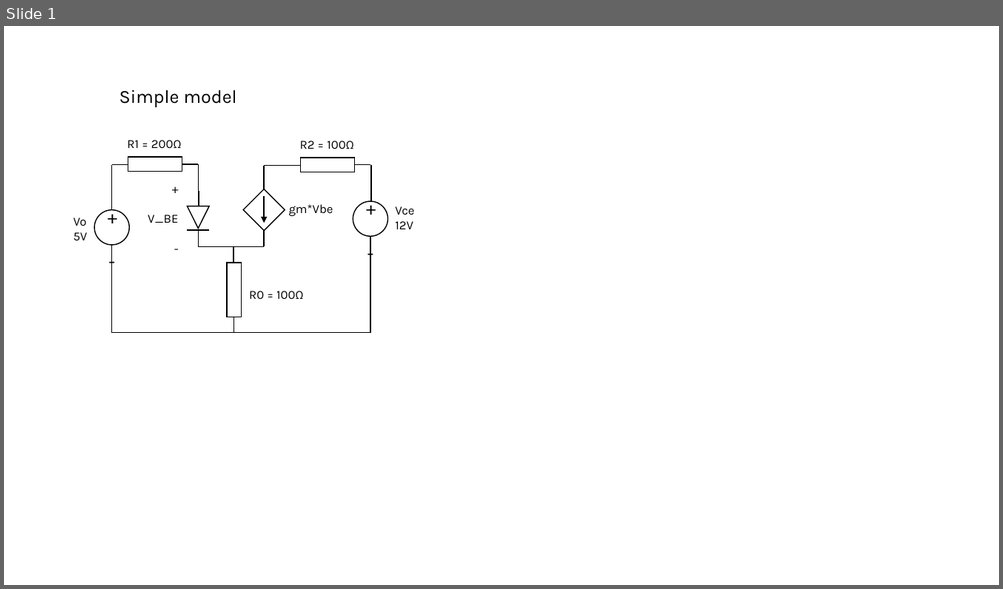
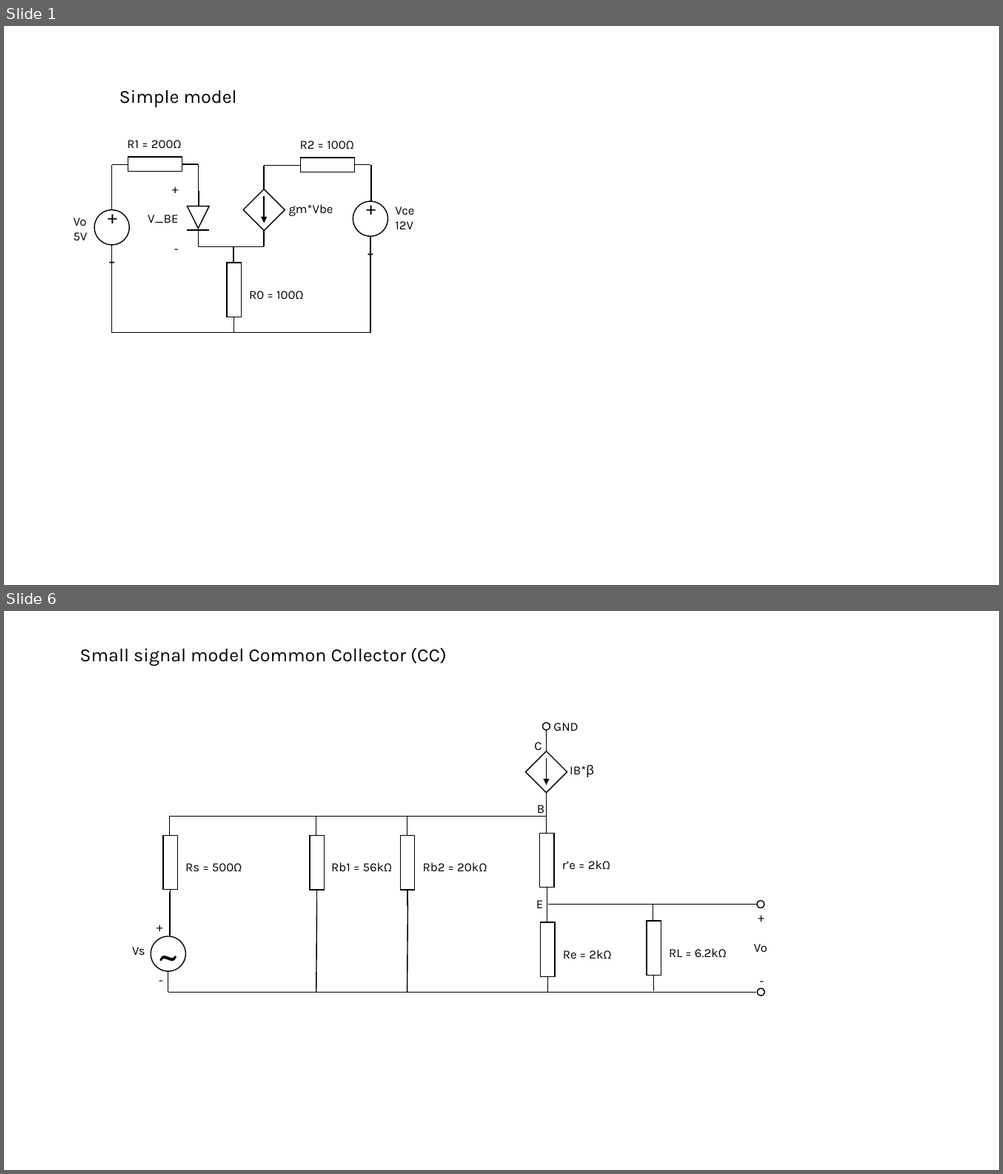
Before and after one commit to MhawnSendes/ESD4-412-Opgaveregning, a slide deck: Analog elektronik/examPrep/BJT/Diagrams_BJT.pptx. Shown one above the other, each under a label of ours: slide 1 before the commit, slides 1 and 6 after it; the slides between them are not shown. The pictures are 1003x589 and 1003x1174 pixels, drawn with LibreOffice and Linux fonts; fonts in the diff are those of the drawing. Boxes give left, top, right and bottom in pixels: in the first picture for what was removed or moved away, otherwise in the second. Text is boxed around its words. In the diff, an @@ line names an element or a change of style, - is before the commit and + after.

Commit message:
Added small signal models for common collector and common base BJT designs

```diff
--- a/Analog elektronik/examPrep/BJT/Diagrams_BJT.pptx
+++ b/Analog elektronik/examPrep/BJT/Diagrams_BJT.pptx
@@ slide 6 added at [4,611,999,1170], background #FFFFFF @@
@@ title added at [79,648,447,667], 18 pt, text #000000 @@
+Small signal model Common Collector (CC)
@@ text added at [534,742,541,750], 12 pt, text #000000 @@
+C
@@ ellipse added at [543,723,550,730], outline #000000 1 pt @@
@@ text added at [553,723,578,731], 12 pt, text #000000 @@
+GND
@@ text added at [569,765,594,777], 12 pt, text #000000 @@
+IB*β
@@ text added at [537,805,544,817], 12 pt, text #000000 @@
+B
@@ group added at [526,729,566,815]: 2 lines, 1 rectangle, 1 arrow @@
@@ line added from (169, 816) to (546, 816), #000000 1 pt @@
@@ group added at [163,816,242,906]: 2 lines, 1 rectangle, 1 text @@
+Rs = 500Ω
@@ group added at [310,816,392,906]: 2 lines, 1 rectangle, 1 text @@
+Rb1 = 56kΩ
@@ group added at [400,816,486,906]: 2 lines, 1 rectangle, 1 text @@
+Rb2 = 20kΩ
@@ group added at [540,814,610,903]: 2 lines, 1 rectangle, 1 text @@
+r’e = 2kΩ
@@ line added from (170, 892) to (170, 937), #000000 1 pt @@
@@ text added at [149,916,170,939], 12 pt, text #000000 @@
++
@@ line added from (316, 902) to (316, 992), #000000 1 pt @@
@@ line added from (407, 902) to (407, 992), #000000 1 pt @@
@@ text added at [536,900,543,908], 12 pt, text #000000 @@
+E
@@ line added from (548, 904) to (757, 904), #000000 1 pt @@
@@ text added at [751,906,771,928], 12 pt, text #000000 @@
++
@@ ellipse added at [757,901,764,908], outline #000000 1 pt @@
@@ text added at [151,925,183,983], 40 pt, text #000000 @@
+~
@@ ellipse added at [151,937,186,971], outline #000000 1 pt @@
@@ text added at [132,947,145,956], 12 pt, text #000000 @@
+Vs
@@ group added at [540,903,611,993]: 2 lines, 1 rectangle, 1 text @@
+Re = 2kΩ
@@ group added at [646,905,726,991]: 2 lines, 1 rectangle, 1 text @@
+RL = 6.2kΩ
@@ text added at [754,944,767,952], 12 pt, text #000000 @@
+Vo
@@ text added at [152,969,172,991], 12 pt, text #000000 @@
+-
@@ line added from (168, 972) to (168, 992), #000000 1 pt @@
@@ text added at [752,970,772,992], 12 pt, text #000000 @@
+-
@@ line added from (168, 992) to (756, 992), #000000 1 pt @@
@@ ellipse added at [757,988,764,996], outline #000000 1 pt @@
```
Also in this commit, not shown: 3 slides changed, 1 other slide added, 1 slide removed.
